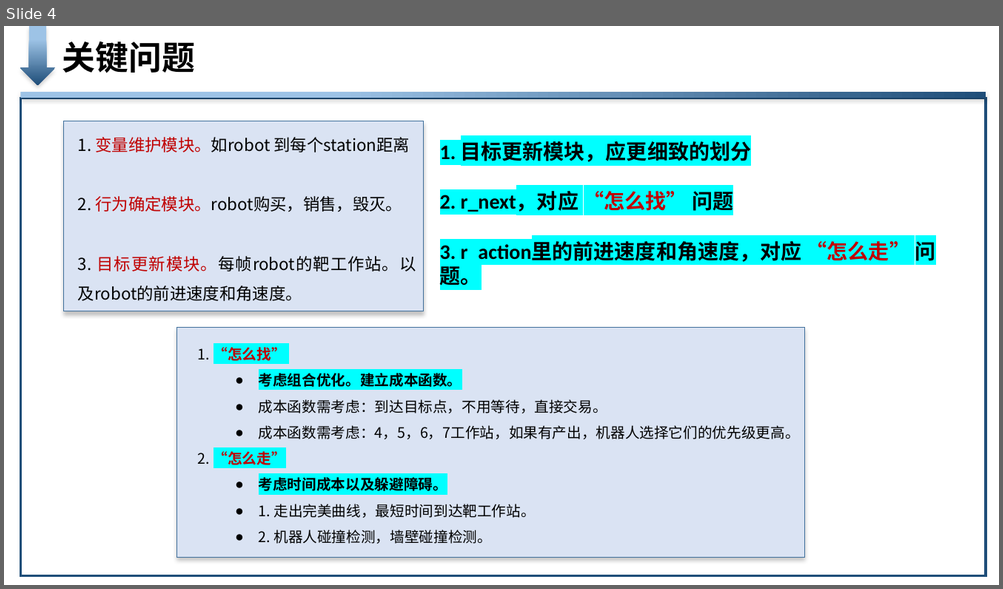
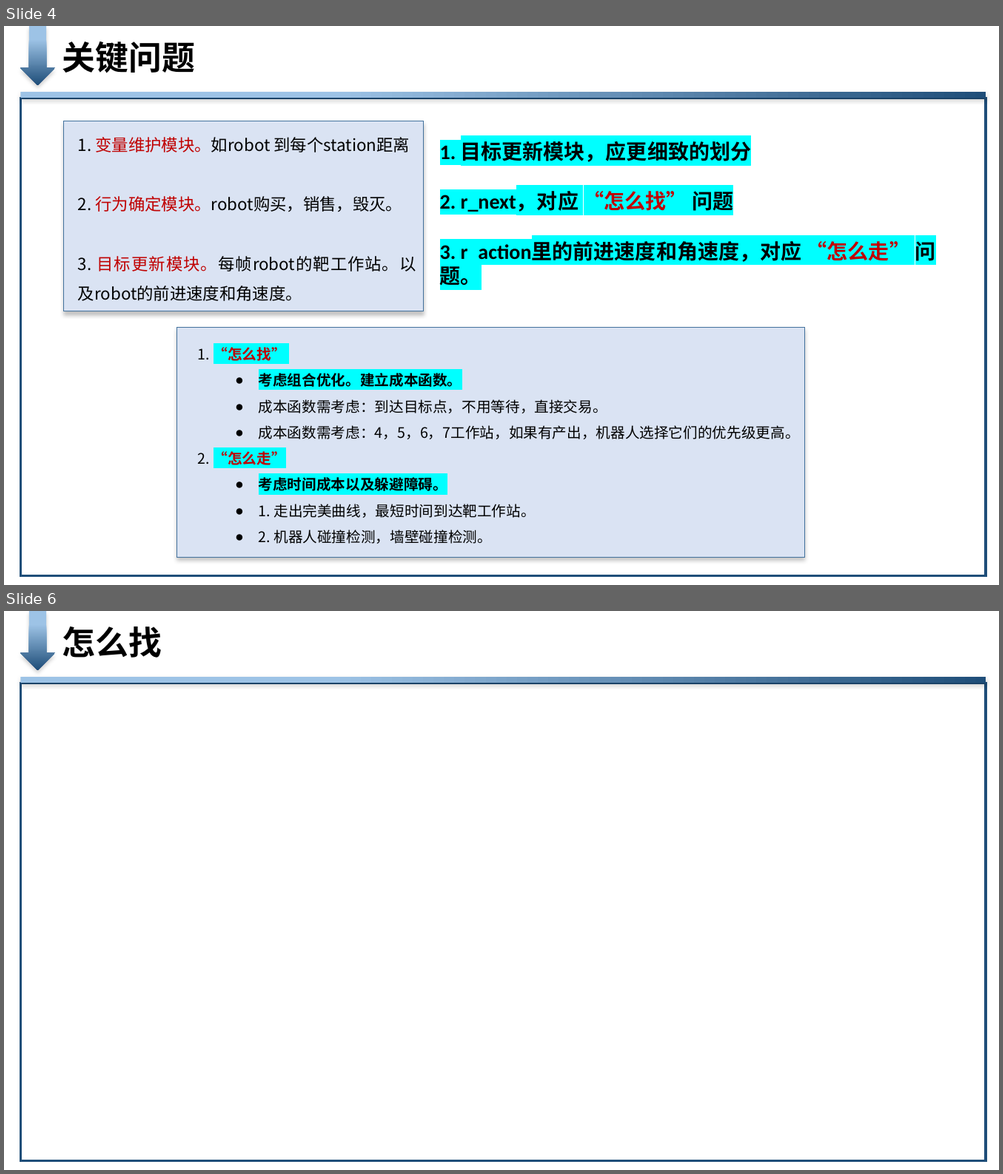
Before and after one commit to liuyishoua/robot_solution, a slide deck: 华为挑战赛-更新中-思路简图.pptx. Shown one above the other, each under a label of ours: slide 4 before the commit, slides 4 and 6 after it; the slides between them are not shown. The pictures are 1003x589 and 1003x1174 pixels, drawn with LibreOffice and Linux fonts; fonts in the diff are those of the drawing. Boxes give left, top, right and bottom in pixels: in the first picture for what was removed or moved away, otherwise in the second. Text is boxed around its words. In the diff, an @@ line names an element or a change of style, - is before the commit and + after.

```diff
--- a/华为挑战赛-更新中-思路简图.pptx
+++ b/华为挑战赛-更新中-思路简图.pptx
@@ slide 6 added at (4,611,999,1170), background #FFFFFF @@
@@ down arrow added at (20,611,55,670), fill gradient #9DC3E6 to #1F4E79 @@
@@ text added at (62,627,162,658), 32 pt, text #000000, bold @@
+怎么找
@@ rectangle added at (20,677,985,683), fill gradient #9DC3E6 to #1F4E79 @@
@@ rectangle added at (20,683,985,1162), outline #1F4E79 2.25 pt @@
```
Also in this commit, not shown: 2 other slides added, 2 slides removed.
